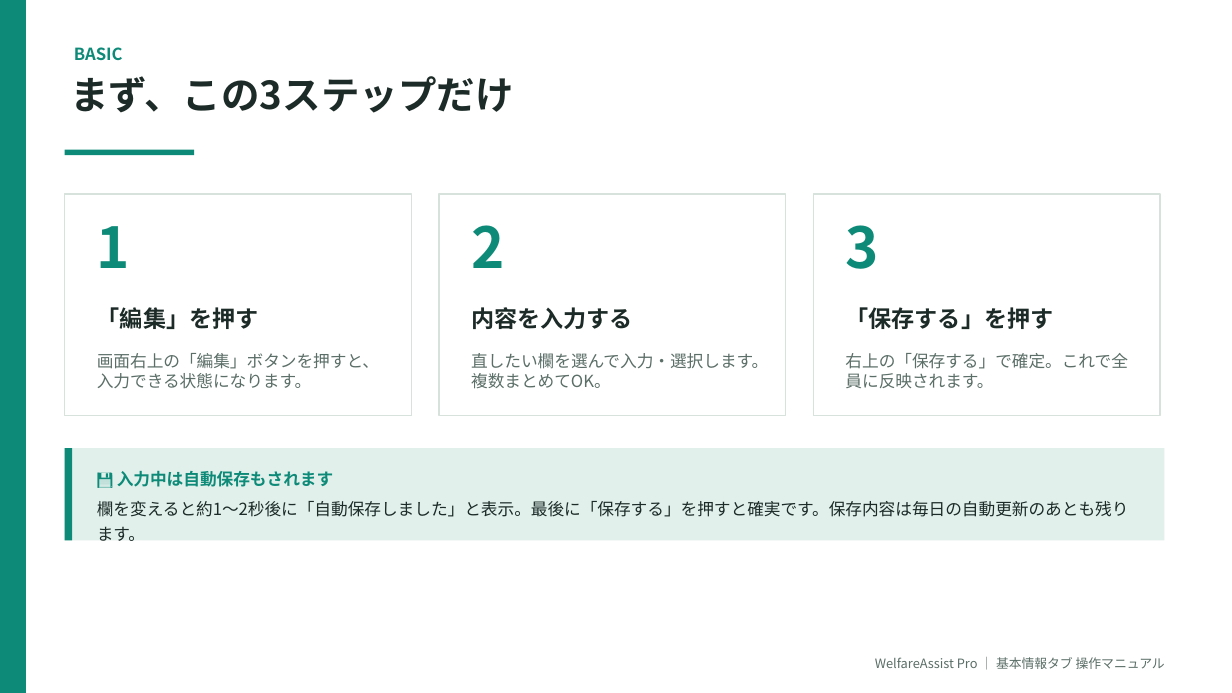
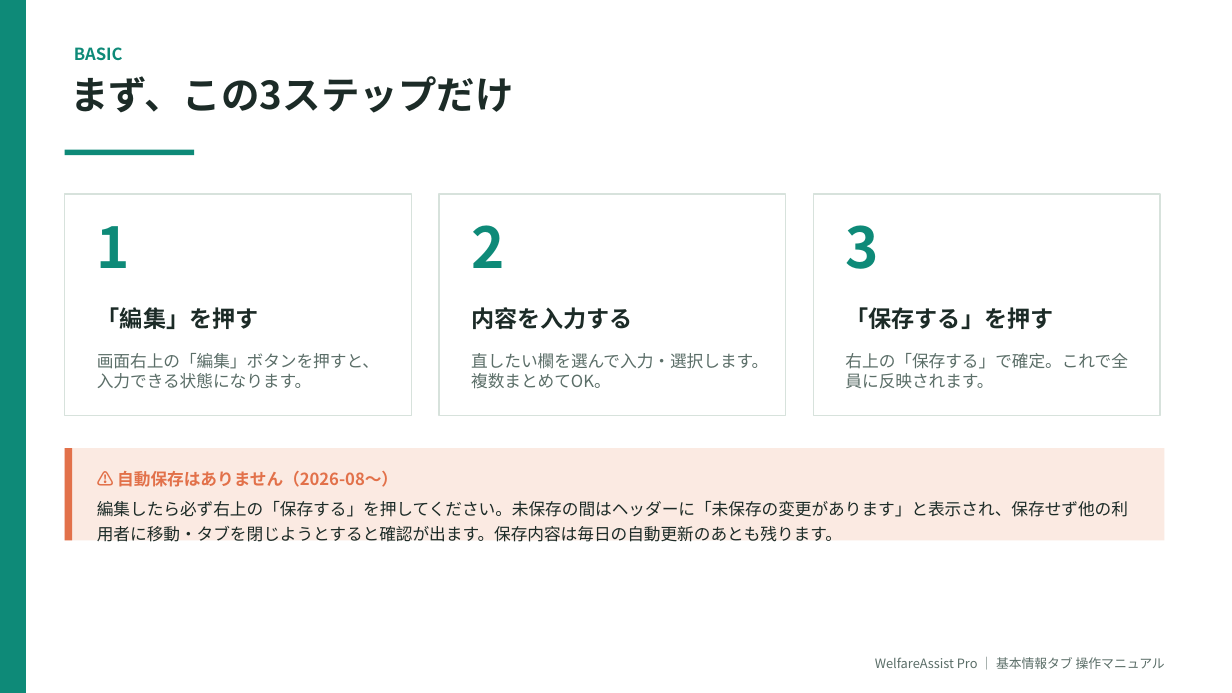
Before and after one commit to yoriko-kikunaga/welfare-assist-pro, a slide deck: slide 3 of docs/基本情報タブ_操作マニュアル.pptx. Drawn at 1232x693 pixels with LibreOffice and Linux fonts; fonts in the diff are those of the drawing. Boxes give left, top, right and bottom in pixels: in the first picture for what was removed or moved away, otherwise in the second. Text is boxed around its words. In the diff, an @@ line names an element or a change of style, - is before the commit and + after.

```diff
--- a/docs/基本情報タブ_操作マニュアル.pptx
+++ b/docs/基本情報タブ_操作マニュアル.pptx
@@ rectangle at [65,448,1165,541]: fill #E2F0EC to #FBEAE2 @@
@@ rectangle at [65,448,72,541]: fill #0E8A78 to #E2714A @@
@@ text at [97,471,1128,542]: text changed @@
-💾 入力中は自動保存もされます
-欄を変えると約1〜2秒後に「自動保存しました」と表示。最後に「保存する」を押すと確実です。保存内容は毎日の自動更新のあとも残ります。
+⚠️ 自動保存はありません（2026-08〜）
+編集したら必ず右上の「保存する」を押してください。未保存の間はヘッダーに「未保存の変更があります」と表示され、保存せず他の利用者に移動・タブを閉じようとすると確認が出ます。保存内容は毎日の自動更新のあとも残ります。
```
Also in this commit, not shown: 1 other slide changed, 9 other files.
